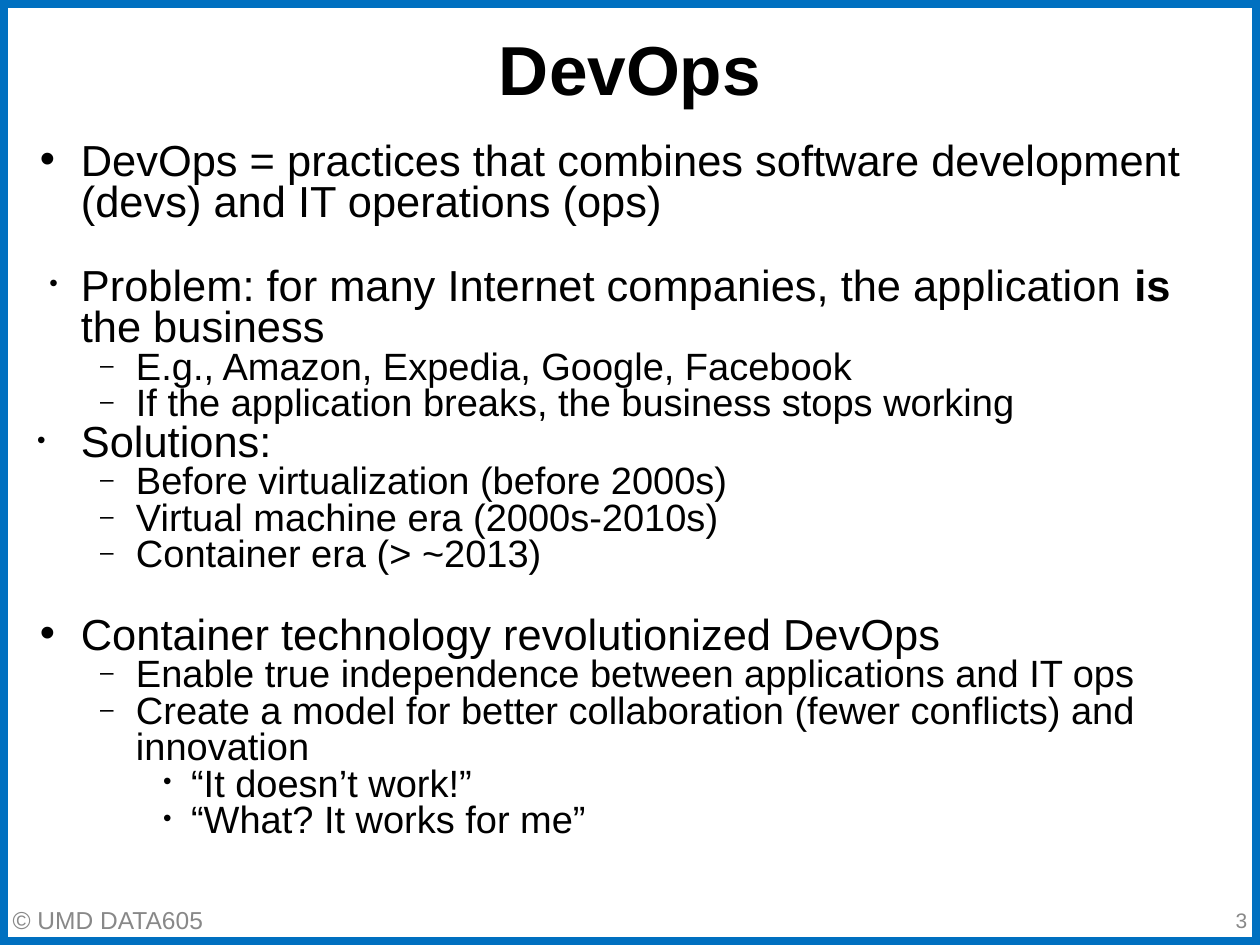
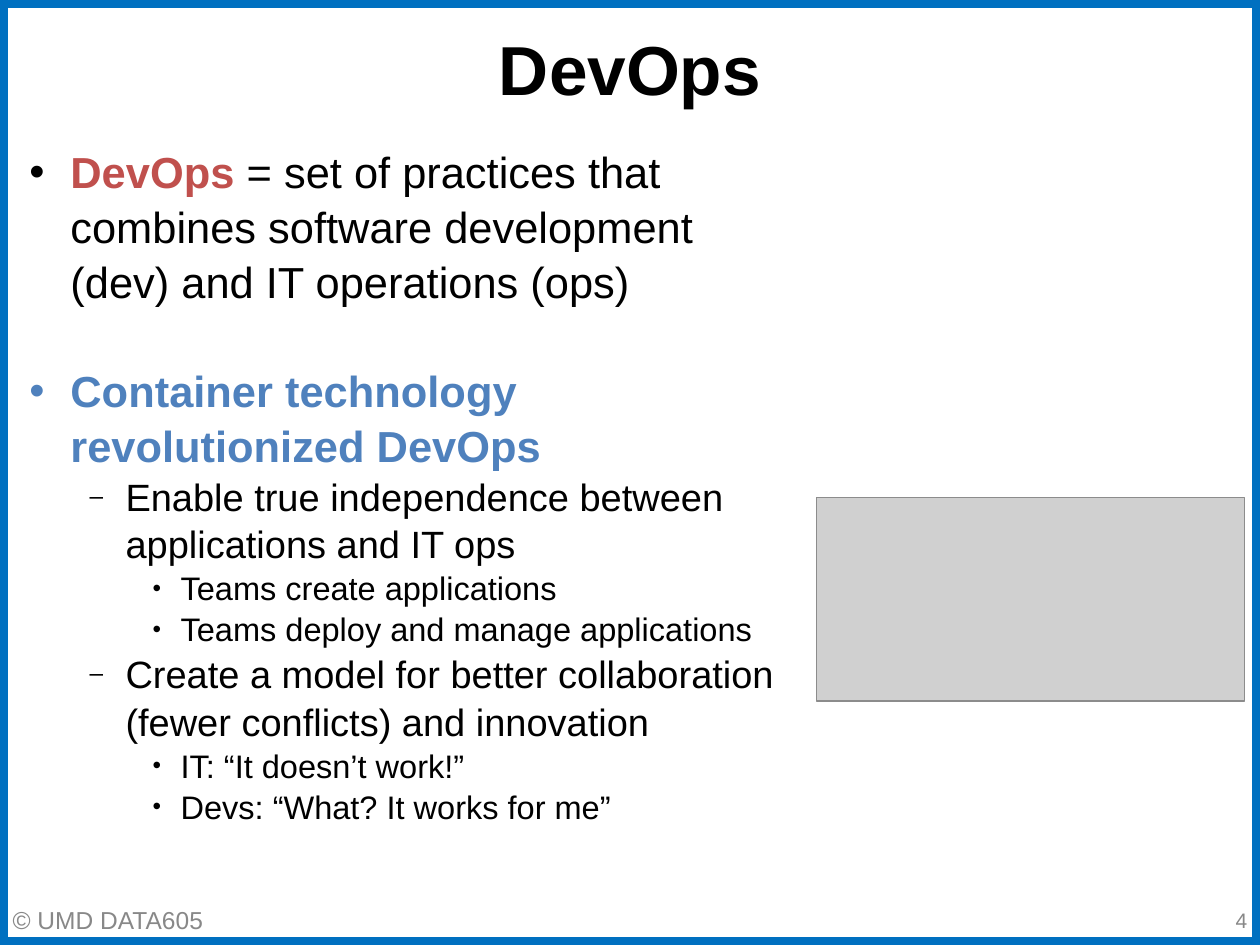
Before and after one commit to gpsaggese/umd_data605, a slide deck: slide 4 of lectures/02.2 - Docker DevOps.pptx (slide 3 before the commit). Drawn at 1260x945 pixels with LibreOffice and Linux fonts; fonts in the diff are those of the drawing; grey boxes stand for pictures. Boxes give left, top, right and bottom in pixels: in the first picture for what was removed or moved away, otherwise in the second. Text is boxed around its words. In the diff, an @@ line names an element or a change of style, - is before the commit and + after.

```diff
--- a/lectures/02.2 - Docker DevOps.pptx
+++ b/lectures/02.2 - Docker DevOps.pptx
@@ text "DevOps = set of practices ...": place and size @@
-text "DevOps = set of practices ..." at [81,144,1180,834]
+text "DevOps = set of practices ..." at [70,156,773,820]
@@ text at [70,156,693,306]: text changed; size 21.7 to 24.8 pt @@
-• DevOps = practices that combines software development (devs) and IT operations (ops)
-• Problem: for many Internet companies, the application is the business
-  – E.g., Amazon, Expedia, Google, Facebook
-  – If the application breaks, the business stops working
-• Solutions:
-  – Before virtualization (before 2000s)
-  – Virtual machine era (2000s-2010s)
-  – Container era (> ~2013)
+• DevOps = set of practices that combines software development (dev) and IT operations (ops)
@@ text at [70,375,773,743]: text colour #000000 to #4F81BD, bold on in "Container technology revolutionized DevOps"; line spacing 0.8 to 1.05; bullet colour #000000 to #4F81BD @@
@@ picture added at [816,498,1245,701] @@
@@ text at [181,576,752,647]: paragraphs added @@
+    • Teams create applications
+    • Teams deploy and manage applications
@@ text at [181,754,611,820]: text changed; size 21.7 to 18.6 pt @@
-    • “It doesn’t work!”
-    • “What? It works for me”
+    • IT: “It doesn’t work!”
+    • Devs: “What? It works for me”
@@ page number at [1236,913,1248,928]: text changed @@
-3
+4
```
Also in this commit, not shown: 20 other slides changed, 2 slides added, 3 slides removed, 3 other files.
